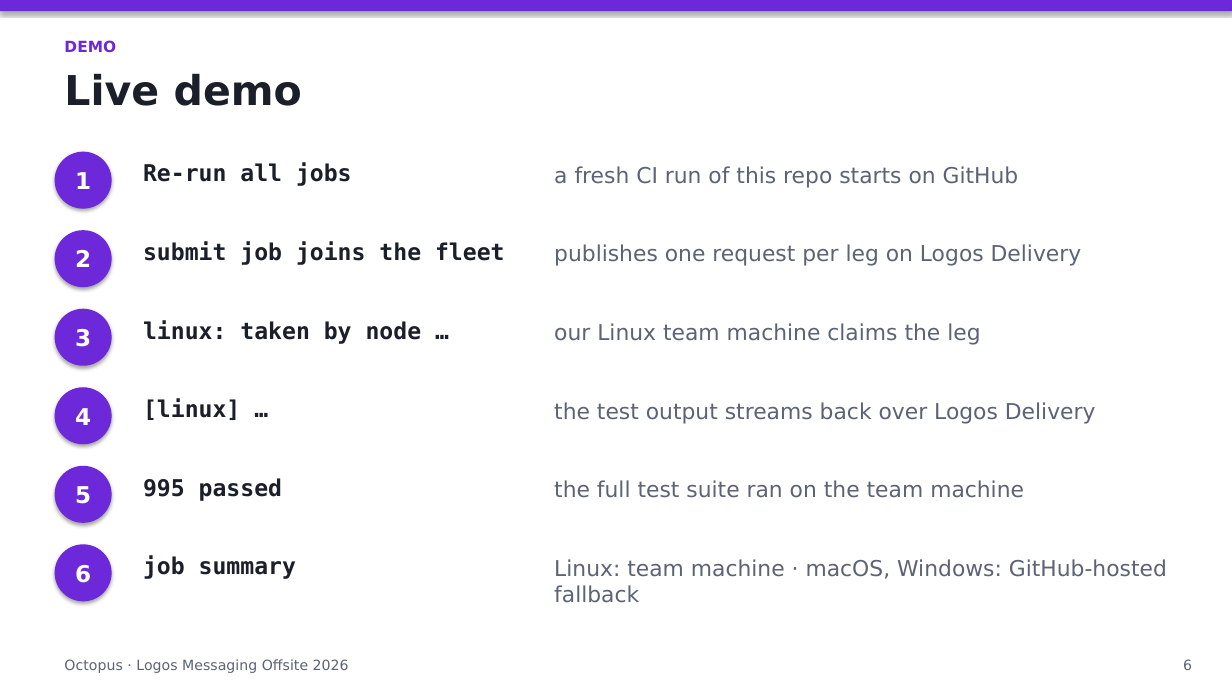
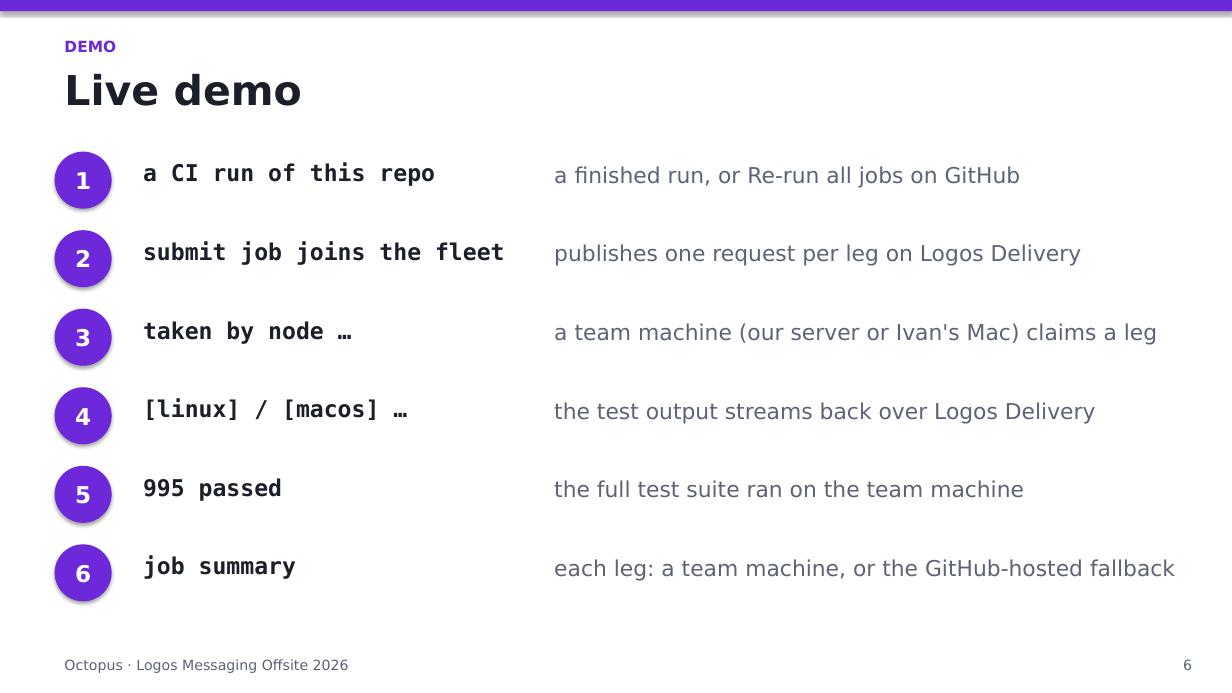
Before and after one commit to logos-messaging/octopus, a slide deck: slide 6 of slides/octopus.pptx. Drawn at 1232x693 pixels with LibreOffice and Linux fonts; fonts in the diff are those of the drawing. Boxes give left, top, right and bottom in pixels: in the first picture for what was removed or moved away, otherwise in the second. Text is boxed around its words. In the diff, an @@ line names an element or a change of style, - is before the commit and + after.

Commit message:
docs(slides): the demo slide works with either team machine
Last night the Linux server stopped taking legs for a while (its bot
account fell off the team list, fixed in #125), and Ivan's Mac took the
macOS legs. The demo slide now says "a team machine (our server or
Ivan's Mac)" and starts from a finished run or a re-run, so it is true
whichever machine is online.

```diff
--- a/slides/octopus.pptx
+++ b/slides/octopus.pptx
@@ text at (143, 162, 435, 186): text changed @@
-Re-run all jobs
+a CI run of this repo
@@ text at (554, 166, 1021, 188): text changed @@
-a fresh CI run of this repo starts on GitHub
+a finished run, or Re-run all jobs on GitHub
@@ text at (143, 321, 324, 344): text changed @@
-linux: taken by node …
+taken by node …
@@ text at (554, 323, 1157, 345): text changed @@
-our Linux team machine claims the leg
+a team machine (our server or Ivan's Mac) claims a leg
@@ text at (143, 398, 379, 420): text changed @@
-[linux] …
+[linux] / [macos] …
@@ text at (554, 559, 1175, 581): text changed @@
-Linux: team machine · macOS, Windows: GitHub-hosted fallback
+each leg: a team machine, or the GitHub-hosted fallback
```
Also in this commit, not shown: 3 other files.
